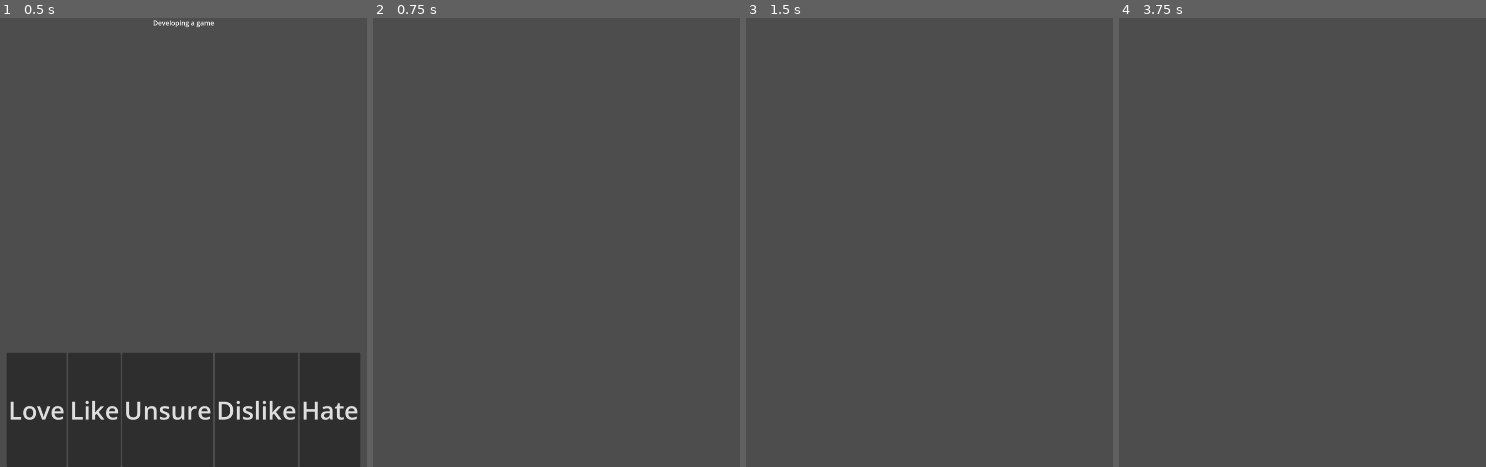
Above: before the commit, frames 1-4 (left to right).
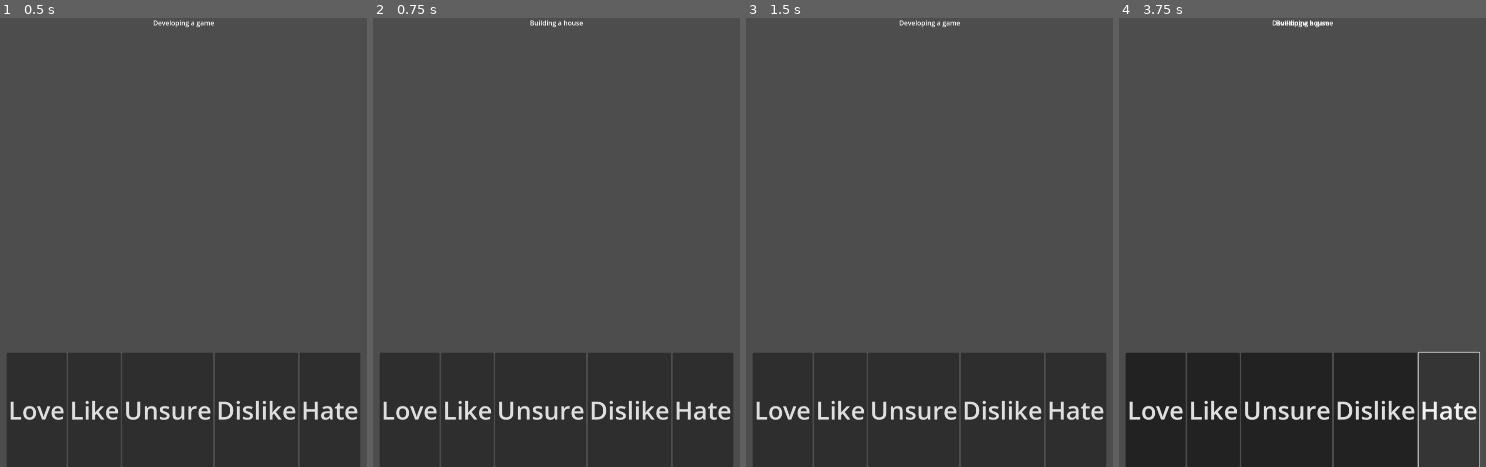
Above: after the commit, the same moments.

Repository: Brandonk95/Job-Compatibility
Game: Godot game, scene res://main.tscn
Same seed, same stepped clock (60 frames per second), same inputs: the game is played once before the commit and once after it.
Inputs (mouse positions are in pixels of both pictures, inside the frame that each line leads up to):
- Up to frame 1 (0.5 s): no input
- Up to frame 2 (0.75 s): click "Love" at 0.5 s
- Up to frame 3 (1.5 s): click (841, 408) at 1.25 s, where only the run after the commit has a clickable "Like"
- Up to frame 4 (3.75 s): click (1287, 408) at 2 s, where only the run after the commit has a clickable "Unsure"; click (1375, 408) at 2.75 s, where only the run after the commit has a clickable "Dislike"; click (1449, 408) at 3.5 s, where only the run after the commit has a clickable "Hate"

Frame 1 is identical in both runs. In frame 2, 24% of the frame differs, in the area x 1-99%, y 0-100%; in frame 3, 24%; in frame 4, 20%.

Commit message:
Question Implementation
Questions are implemented we just need to actually add the questions now as of now there 10 question nodes in main but only 2 questions. Buttons work accordingly

Diff:
--- /dev/null
+++ b/canvas_layer.gd
@@ -0,0 +1 @@
+extends CanvasLayer
--- a/globalScript.gd
+++ b/globalScript.gd
@@ -1,27 +1,43 @@
 extends Node
 
+"""
+These are the 4 things the entire program functions on here i will explain what they do
+and how to add new things
 
-var Questions: Dictionary = {1: "Developing a game"}
-var Careers: Dictionary = {"Developing a game": "Game Dev"}
-var Clusters: Dictionary = {"Developing a game": "IT"}
-var ClusterValues: Dictionary = {"IT": 0}
+Questions: These are the questions actually asked
+	- the key is the question number and the value is the question
+	- when you add something new you start here
+	- When you add a question make sure you have the following
+		- The job it coralates to (make sure it dosent conflict with one present)
+		- The career cluster it will be apart (same as above)
+
+Careers: This holds the question and its coralating job
+	- The key is the question and the value is the job
+	- When adding something make sure its not conflicting
+
+Clusters: This holds the clusters relating to the question for point counting
+	- The key is the question and value is the cluster
+
+ClusterValues: These hold the cluster and their point value (default 0)
+	- The key is the career cluster and the value is its point value
+"""
+var Questions: Dictionary = {1: "Developing a game", 2: "Building a house"}
+var Careers: Dictionary = {"Developing a game": "Game Dev", "Building a house": "Construction"}
+var Clusters: Dictionary = {"Developing a game": "CS", "Building a house": "Technical Skills"}
+var ClusterValues: Dictionary = {"CS": 0, "Technical Skills": 0}
 
 
-
+# Simply returns the question with the number provided for display and storage
 func getQuestion(number: int):
 	return Questions[number]
 
 
+#Updates the career cluster value by calliing change value
 func updateCareerCluster(question: String, amount: int):
 	changeValue(question, amount)
 
 
+#changes the value in ClusterValues by the paramater "amount"
 func changeValue(question: String, amount: int):
-	var newValue = ClusterValues[Clusters[question]] + 2
+	var newValue = ClusterValues[Clusters[question]] + amount
 	ClusterValues[Clusters[question]] = newValue
-
-func test():
-	print(Questions)
-	print(Careers)
-	print(Clusters)
-	print(ClusterValues["IT"])
--- a/main.gd
+++ b/main.gd
@@ -1,6 +1,23 @@
 extends Node2D
 
+func _ready():
+	var questions = $CanvasLayer.get_children()
+	for Q in questions:
+		Q.connect("nextQuestion", nextQuestion)
+		Q.hide()
+		#Connect the signals and hide the node
+	$CanvasLayer/Q1.show()
 
-func _on_question_gui_test() -> void:
-	$"CanvasLayer/Question Gui".hide()
-	GlobalScript.test()
+"""
+The newx question function takes an index and hides that question
+and shows the next question
+
+The reason it subtracts 1 from the index is becasue the question passes
+its question number in which is 1 more than its actual index in the tree
+"""
+func nextQuestion(index: int):
+	var node = $CanvasLayer.get_child(index - 1)
+	var newNode = $CanvasLayer.get_child(index)
+
+	node.hide()
+	newNode.show()
--- a/main.tscn
+++ b/main.tscn
@@ -1,13 +1,32 @@
-[gd_scene load_steps=3 format=3 uid="uid://ch0qo2c1s53sn"]
+[gd_scene load_steps=4 format=3 uid="uid://ch0qo2c1s53sn"]
 
 [ext_resource type="Script" uid="uid://dhsgqicf7q5qu" path="res://main.gd" id="1_0xm2m"]
+[ext_resource type="Script" uid="uid://btg7eoai4j3n4" path="res://canvas_layer.gd" id="2_1bvp3"]
 [ext_resource type="PackedScene" uid="uid://b8406mfce1o2e" path="res://question_gui.tscn" id="2_h2yge"]
 
 [node name="Main" type="Node2D"]
 script = ExtResource("1_0xm2m")
 
 [node name="CanvasLayer" type="CanvasLayer" parent="."]
+script = ExtResource("2_1bvp3")
 
-[node name="Question Gui" parent="CanvasLayer" instance=ExtResource("2_h2yge")]
+[node name="Q1" parent="CanvasLayer" instance=ExtResource("2_h2yge")]
 
-[connection signal="test" from="CanvasLayer/Question Gui" to="." method="_on_question_gui_test"]
+[node name="Q2" parent="CanvasLayer" instance=ExtResource("2_h2yge")]
+questionNumber = 2
+
+[node name="Q3" parent="CanvasLayer" instance=ExtResource("2_h2yge")]
+
+[node name="Q4" parent="CanvasLayer" instance=ExtResource("2_h2yge")]
+
+[node name="Q5" parent="CanvasLayer" instance=ExtResource("2_h2yge")]
+
+[node name="Q6" parent="CanvasLayer" instance=ExtResource("2_h2yge")]
+
+[node name="Q7" parent="CanvasLayer" instance=ExtResource("2_h2yge")]
+
+[node name="Q8" parent="CanvasLayer" instance=ExtResource("2_h2yge")]
+
+[node name="Q9" parent="CanvasLayer" instance=ExtResource("2_h2yge")]
+
+[node name="Q10" parent="CanvasLayer" instance=ExtResource("2_h2yge")]
--- a/question_gui.gd
+++ b/question_gui.gd
@@ -2,14 +2,14 @@
 
 @export var questionNumber: int = 1
 var question: String = ""
-signal test
+signal nextQuestion(index: int)
 func _ready() -> void:
 	question = GlobalScript.getQuestion(questionNumber)
 	$Question.text = question
 
 func pushValueGlobal(amount: int):
 	GlobalScript.updateCareerCluster(question, amount)
-	test.emit()
+	nextQuestion.emit(questionNumber)
 
 
 func _on_love_pressed() -> void:
Not shown, added: canvas_layer.gd.uid
